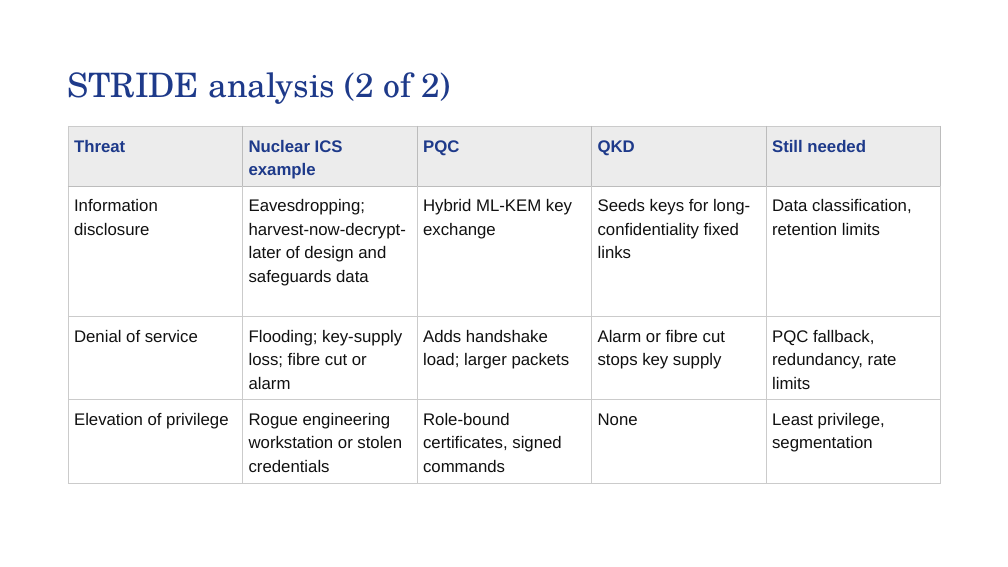
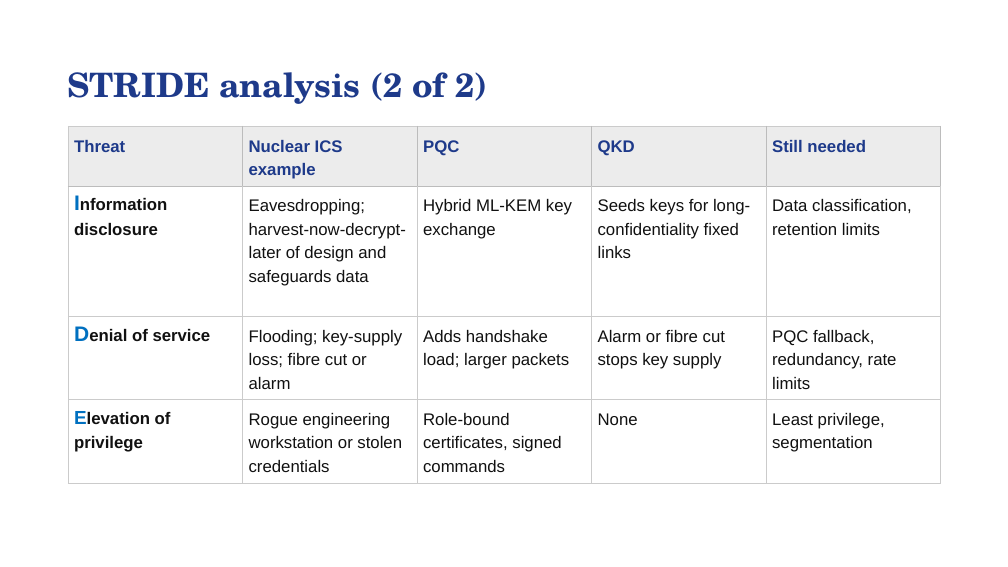
Before and after one commit to SAMeh-ZAGhloul/QRNF_True_Randomness_Tests, a slide deck: slide 8 of Docs/Zone-Wise PQC and QKD for SMR Control Systems.pptx. Drawn at 1008x567 pixels with LibreOffice and Linux fonts; fonts in the diff are those of the drawing. Boxes give left, top, right and bottom in pixels: in the first picture for what was removed or moved away, otherwise in the second. Text is boxed around its words. In the diff, an @@ line names an element or a change of style, - is before the commit and + after.

```diff
--- a/Docs/Zone-Wise PQC and QKD for SMR Control Systems.pptx
+++ b/Docs/Zone-Wise PQC and QKD for SMR Control Systems.pptx
@@ title "STRIDE analysis (2 of 2)" at [67, 72, 488, 104]: bold on @@
@@ table at [68, 126, 941, 483] @@
@@ size 16 to 20 pt in "Information", "Denial" @@
@@ text colour #111111 to #0070C0 in "Information", "Denial", "Elevation" @@
@@ bold on in "Information disclosure", "Denial of service", "Elevation of privilege" @@
@@ size 16 to 18 pt in "Elevation" @@
```
Also in this commit, not shown: 13 other slides changed, 1 other file.
